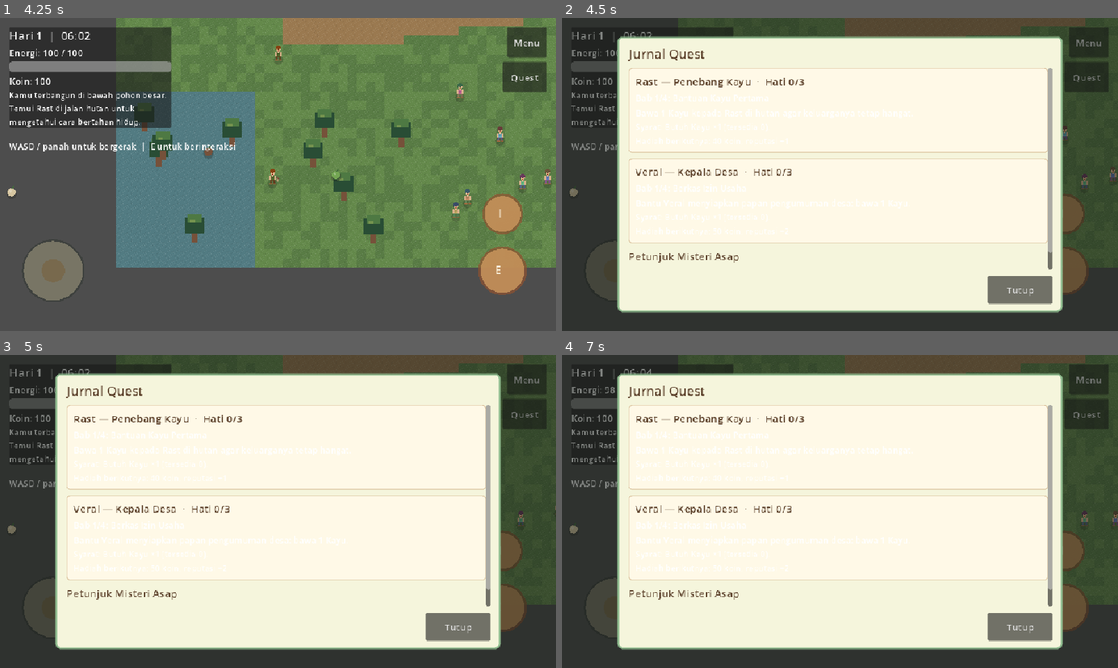
Above: before the commit, frames 1-4 (two rows, left to right).
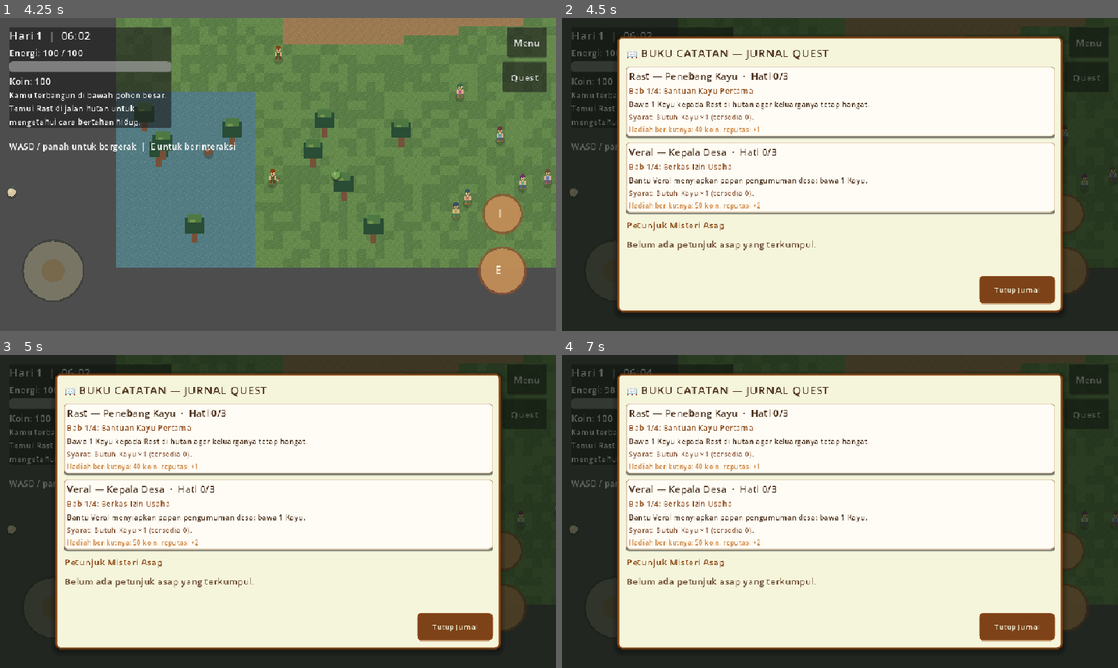
Above: after the commit, the same moments.

Repository: FerrDxD/hearthwood-rimba
Game: Godot game, scene res://scenes/MainMenu.tscn
Same seed, same stepped clock (60 frames per second), same inputs: the game is played once before the commit and once after it. Sound files missing from this copy of the repository are replaced by a short silence.
Inputs (mouse positions are in pixels of both pictures, inside the frame that each line leads up to):
- Up to frame 1 (4.25 s): click "Permainan Baru" at 0.5 s; tap Enter at 1.25 s; drag from (278, 174) to (278, 318) at 1.27 s; click "Quest" at 2 s; click "Menu" at 2.75 s; drag from (166, 190) to (278, 318) at 3.52 s
- Up to frame 2 (4.5 s): move the mouse to (895, 105) at 4.27 s; hold D (move_right) from 4.28 s (still down); hold J (quest) from 4.28 s (still down)
- Up to frame 3 (5 s): keep holding D (move_right); keep holding J (quest)
- Up to frame 4 (7 s): release D (move_right) at 5 s; release J (quest) at 5 s; click "Tutup" (after the commit: "Tutup Jurnal") at 5 s; drag from (812, 574) to (840, 646) at 5.77 s; move the mouse to (1006, 558) at 6.52 s; hold A (move_left) from 6.53 s (still down); hold E (interact) from 6.53 s (still down); tap J (quest) at 6.8 s

Frame 1 is identical in both runs. In frame 2, 16% of the frame differs, in the area x 1-100%, y 0-95%; in frame 3, 16%; in frame 4, 16%.

Commit message:
feat(ui): polish buku catatan jurnal, inventori 20 slot ceruk, dan tab quest/warung

Diff:
--- a/scripts/ui/InventoryUI.gd
+++ b/scripts/ui/InventoryUI.gd
@@ -1,5 +1,7 @@
 extends CanvasLayer
 class_name HearthwoodInventoryUI
+
+const HearthwoodThemeHelper := preload("res://scripts/ui/UIThemeHelper.gd")
 
 var _interface: Control
 var _items_grid: GridContainer
@@ -36,40 +38,51 @@
 
 	var shade := ColorRect.new()
 	shade.set_anchors_and_offsets_preset(Control.PRESET_FULL_RECT)
-	shade.color = Color(0.08, 0.1, 0.08, 0.52)
+	shade.color = Color(0.04, 0.07, 0.04, 0.65)
 	shade.mouse_filter = Control.MOUSE_FILTER_IGNORE
 	_interface.add_child(shade)
 
 	var panel := PanelContainer.new()
 	panel.anchor_left = 0.1
-	panel.anchor_top = 0.08
+	panel.anchor_top = 0.06
 	panel.anchor_right = 0.9
-	panel.anchor_bottom = 0.92
+	panel.anchor_bottom = 0.94
 	_interface.add_child(panel)
 
-	var panel_style := StyleBoxFlat.new()
-	panel_style.bg_color = Color("#f5f5dc")
-	panel_style.border_color = Color("#8fbc8f")
-	panel_style.set_border_width_all(3)
-	panel_style.set_corner_radius_all(8)
-	panel_style.content_margin_left = 18.0
-	panel_style.content_margin_top = 14.0
-	panel_style.content_margin_right = 18.0
-	panel_style.content_margin_bottom = 14.0
-	panel.add_theme_stylebox_override("panel", panel_style)
+	panel.add_theme_stylebox_override(
+		"panel",
+		HearthwoodThemeHelper.create_parchment_panel_style(
+			HearthwoodThemeHelper.COLOR_CREAM,
+			HearthwoodThemeHelper.COLOR_BROWN,
+			8,
+			3
+		)
+	)
 
 	var layout := VBoxContainer.new()
 	layout.add_theme_constant_override("separation", 10)
 	panel.add_child(layout)
 
+	var title_box := HBoxContainer.new()
+	layout.add_child(title_box)
+
 	var title := Label.new()
-	title.text = "Inventori"
-	title.add_theme_font_size_override("font_size", 22)
-	title.add_theme_color_override("font_color", Color("#5d422c"))
-	layout.add_child(title)
+	title.text = "📖 BUKU CATATAN — INVENTORI"
+	title.size_flags_horizontal = Control.SIZE_EXPAND_FILL
+	title.add_theme_font_size_override("font_size", 20)
+	title.add_theme_color_override("font_color", Color("#4a2e18"))
+	title_box.add_child(title)
+
+	var capacity_badge := Label.new()
+	capacity_badge.text = "Kapasitas: 20 Slot"
+	capacity_badge.add_theme_font_size_override("font_size", 11)
+	capacity_badge.add_theme_color_override("font_color", HearthwoodThemeHelper.COLOR_SADDLE_WOOD)
+	capacity_badge.add_theme_stylebox_override("normal", HearthwoodThemeHelper.create_brass_badge_style())
+	title_box.add_child(capacity_badge)
 
 	_empty_label = Label.new()
-	_empty_label.text = "Belum ada barang. Jelajahi hutan untuk mengumpulkan bahan."
+	_empty_label.text = "Belum ada barang di kantong. Jelajahi rimba untuk mengumpulkan bahan segar."
+	_empty_label.add_theme_color_override("font_color", Color("#6e4d35"))
 	_empty_label.autowrap_mode = TextServer.AUTOWRAP_WORD_SMART
 	layout.add_child(_empty_label)
 
@@ -89,8 +102,9 @@
 	layout.add_child(footer)
 
 	var close_button := Button.new()
-	close_button.text = "Batal"
-	close_button.custom_minimum_size = Vector2(112.0, 48.0)
+	close_button.text = "Tutup Catatan"
+	close_button.custom_minimum_size = Vector2(130.0, 48.0)
+	HearthwoodThemeHelper.apply_3d_button(close_button, "secondary", 48.0, 13)
 	close_button.pressed.connect(close_inventory)
 	footer.add_child(close_button)
 
@@ -121,16 +135,14 @@
 ) -> PanelContainer:
 	var card := PanelContainer.new()
 	card.custom_minimum_size = Vector2(250.0, 88.0)
-	var card_style := StyleBoxFlat.new()
-	card_style.bg_color = Color("#fff9e7")
-	card_style.border_color = Color("#d2b48c")
-	card_style.set_border_width_all(1)
-	card_style.set_corner_radius_all(5)
-	card_style.content_margin_left = 10.0
-	card_style.content_margin_top = 8.0
-	card_style.content_margin_right = 10.0
-	card_style.content_margin_bottom = 8.0
-	card.add_theme_stylebox_override("panel", card_style)
+	card.add_theme_stylebox_override(
+		"panel",
+		HearthwoodThemeHelper.create_sunken_slot_style(
+			Color("#fffcf5"),
+			Color("#c4a47c"),
+			6
+		)
+	)
 
 	var layout := VBoxContainer.new()
 	layout.add_theme_constant_override("separation", 3)
@@ -140,16 +152,28 @@
 	item_header.add_theme_constant_override("separation", 8)
 	layout.add_child(item_header)
 
+	var slot_frame := PanelContainer.new()
+	slot_frame.custom_minimum_size = Vector2(28.0, 28.0)
+	slot_frame.add_theme_stylebox_override(
+		"panel",
+		HearthwoodThemeHelper.create_sunken_slot_style(
+			HearthwoodThemeHelper.COLOR_SLOT_RECESSED,
+			Color("#502c12"),
+			4
+		)
+	)
+	item_header.add_child(slot_frame)
+
 	var item_icon := ColorRect.new()
-	item_icon.custom_minimum_size = Vector2(18.0, 18.0)
+	item_icon.custom_minimum_size = Vector2(16.0, 16.0)
 	item_icon.color = Color(str(definition.get("warna", "#9a7950")))
-	item_header.add_child(item_icon)
+	slot_frame.add_child(item_icon)
 
 	var item_label := Label.new()
 	item_label.text = "%s  ×%d" % [str(definition["nama"]), int(stack.get("jumlah", 0))]
 	item_label.size_flags_horizontal = Control.SIZE_EXPAND_FILL
-	item_label.add_theme_font_size_override("font_size", 17)
-	item_label.add_theme_color_override("font_color", Color("#5d422c"))
+	item_label.add_theme_font_size_override("font_size", 16)
+	item_label.add_theme_color_override("font_color", Color("#4a2e18"))
 	item_header.add_child(item_label)
 
 	if str(definition.get("kategori", "")) == "masakan":
@@ -157,18 +181,23 @@
 		var energy: int = game_state.get_item_energy(str(stack["id"]), quality)
 		var quality_label := Label.new()
 		quality_label.text = "Kualitas: %d bintang  ·  Energi +%d" % [quality, energy]
+		quality_label.add_theme_font_size_override("font_size", 12)
+		quality_label.add_theme_color_override("font_color", HearthwoodThemeHelper.COLOR_BROWN)
 		layout.add_child(quality_label)
 
 		var cooked_on_day := int(stack.get("tanggal_masak", 0))
 		var cooked_date_label := Label.new()
-		cooked_date_label.text = "Dimasak hari %d" % cooked_on_day
 		var shelf_life := int(definition.get("masa_simpan_hari", 3))
 		var age := maxi(0, game_state.current_day - cooked_on_day)
-		cooked_date_label.text += "  ·  Tersisa %d hari" % maxi(0, shelf_life - age)
+		cooked_date_label.text = "Dimasak hari %d  ·  Tersisa %d hari" % [cooked_on_day, maxi(0, shelf_life - age)]
+		cooked_date_label.add_theme_font_size_override("font_size", 11)
+		cooked_date_label.add_theme_color_override("font_color", Color("#8b5a3c"))
 		layout.add_child(cooked_date_label)
 	else:
 		var category_label := Label.new()
-		category_label.text = str(definition.get("kategori", "barang")).capitalize()
+		category_label.text = str(definition.get("kategori", "bahan rimba")).capitalize()
+		category_label.add_theme_font_size_override("font_size", 12)
+		category_label.add_theme_color_override("font_color", Color("#6e4d35"))
 		layout.add_child(category_label)
 
 	return card
--- a/scripts/ui/QuestUI.gd
+++ b/scripts/ui/QuestUI.gd
@@ -1,5 +1,7 @@
 extends CanvasLayer
 class_name HearthwoodQuestUI
+
+const HearthwoodThemeHelper := preload("res://scripts/ui/UIThemeHelper.gd")
 
 var _interface: Control
 var _quest_list: VBoxContainer
@@ -48,7 +50,7 @@
 
 	var shade := ColorRect.new()
 	shade.set_anchors_and_offsets_preset(Control.PRESET_FULL_RECT)
-	shade.color = Color(0.08, 0.1, 0.08, 0.52)
+	shade.color = Color(0.04, 0.07, 0.04, 0.65)
 	shade.mouse_filter = Control.MOUSE_FILTER_IGNORE
 	_interface.add_child(shade)
 
@@ -59,25 +61,24 @@
 	panel.anchor_bottom = 0.94
 	_interface.add_child(panel)
 
-	var panel_style := StyleBoxFlat.new()
-	panel_style.bg_color = Color("#f5f5dc")
-	panel_style.border_color = Color("#8fbc8f")
-	panel_style.set_border_width_all(3)
-	panel_style.set_corner_radius_all(8)
-	panel_style.content_margin_left = 18.0
-	panel_style.content_margin_top = 14.0
-	panel_style.content_margin_right = 18.0
-	panel_style.content_margin_bottom = 14.0
-	panel.add_theme_stylebox_override("panel", panel_style)
+	panel.add_theme_stylebox_override(
+		"panel",
+		HearthwoodThemeHelper.create_parchment_panel_style(
+			HearthwoodThemeHelper.COLOR_CREAM,
+			HearthwoodThemeHelper.COLOR_BROWN,
+			8,
+			3
+		)
+	)
 
 	var layout := VBoxContainer.new()
 	layout.add_theme_constant_override("separation", 10)
 	panel.add_child(layout)
 
 	var title := Label.new()
-	title.text = "Jurnal Quest"
-	title.add_theme_font_size_override("font_size", 22)
-	title.add_theme_color_override("font_color", Color("#5d422c"))
+	title.text = "📖 BUKU CATATAN — JURNAL QUEST"
+	title.add_theme_font_size_override("font_size", 20)
+	title.add_theme_color_override("font_color", Color("#4a2e18"))
 	layout.add_child(title)
 
 	var scroll_container := ScrollContainer.new()
@@ -96,12 +97,13 @@
 
 	var clue_title := Label.new()
 	clue_title.text = "Petunjuk Misteri Asap"
-	clue_title.add_theme_font_size_override("font_size", 18)
-	clue_title.add_theme_color_override("font_color", Color("#5d422c"))
+	clue_title.add_theme_font_size_override("font_size", 16)
+	clue_title.add_theme_color_override("font_color", HearthwoodThemeHelper.COLOR_BROWN)
 	content.add_child(clue_title)
 
 	_clue_empty_label = Label.new()
 	_clue_empty_label.text = "Belum ada petunjuk asap yang terkumpul."
+	_clue_empty_label.add_theme_color_override("font_color", Color("#6e4d35"))
 	_clue_empty_label.autowrap_mode = TextServer.AUTOWRAP_WORD_SMART
 	content.add_child(_clue_empty_label)
 
@@ -115,8 +117,9 @@
 	layout.add_child(footer)
 
 	var close_button := Button.new()
-	close_button.text = "Tutup"
-	close_button.custom_minimum_size = Vector2(112.0, 48.0)
+	close_button.text = "Tutup Jurnal"
+	close_button.custom_minimum_size = Vector2(130.0, 48.0)
+	HearthwoodThemeHelper.apply_3d_button(close_button, "secondary", 48.0, 13)
 	close_button.pressed.connect(close_quests)
 	footer.add_child(close_button)
 
@@ -128,23 +131,20 @@
 	_clear_children(_clue_list)
 
 	if _quest_system == null:
-		_quest_list.add_child(_create_label(
-			"Data quest belum tersedia.",
-			15
-		))
+		_quest_list.add_child(_create_label("Data quest belum tersedia.", 14))
 		_clue_empty_label.visible = true
 		return
 
 	var quest_ids: Array[String] = _quest_system.get_quest_ids()
 	if quest_ids.is_empty():
-		_quest_list.add_child(_create_label("Belum ada quest yang terbuka.", 15))
+		_quest_list.add_child(_create_label("Belum ada quest yang terbuka.", 14))
 	for npc_id in quest_ids:
 		_quest_list.add_child(_create_quest_card(_quest_system.get_quest_summary(npc_id)))
 
 	var clues: Array[String] = _quest_system.get_smoke_clues()
 	_clue_empty_label.visible = clues.is_empty()
 	for clue in clues:
-		var clue_label := _create_label("• %s" % clue, 15)
+		var clue_label := _create_label("• %s" % clue, 13)
 		clue_label.autowrap_mode = TextServer.AUTOWRAP_WORD_SMART
 		_clue_list.add_child(clue_label)
 
@@ -152,16 +152,14 @@
 func _create_quest_card(summary: Dictionary) -> PanelContainer:
 	var card := PanelContainer.new()
 	card.custom_minimum_size = Vector2(0.0, 96.0)
-	var card_style := StyleBoxFlat.new()
-	card_style.bg_color = Color("#fff9e7")
-	card_style.border_color = Color("#d2b48c")
-	card_style.set_border_width_all(1)
-	card_style.set_corner_radius_all(5)
-	card_style.content_margin_left = 12.0
-	card_style.content_margin_top = 10.0
-	card_style.content_margin_right = 12.0
-	card_style.content_margin_bottom = 10.0
-	card.add_theme_stylebox_override("panel", card_style)
+	card.add_theme_stylebox_override(
+		"panel",
+		HearthwoodThemeHelper.create_sunken_slot_style(
+			Color("#fffcf5"),
+			Color("#c4a47c"),
+			6
+		)
+	)
 
 	var layout := VBoxContainer.new()
 	layout.add_theme_constant_override("separation", 4)
@@ -170,8 +168,8 @@
 	var header := _create_label("%s  ·  Hati %d/3" % [
 		str(summary.get("nama", "")),
 		int(summary.get("hati", 0)),
-	], 18)
-	header.add_theme_color_override("font_color", Color("#5d422c"))
+	], 17)
+	header.add_theme_color_override("font_color", Color("#4a2e18"))
 	layout.add_child(header)
 
 	var chapter_line := "Selesai"
@@ -181,18 +179,25 @@
 			int(summary.get("total_chapter", 0)),
 			str(summary.get("judul", "")),
 		]
-	layout.add_child(_create_label(chapter_line, 15))
+	var chapter_label := _create_label(chapter_line, 14)
+	chapter_label.add_theme_color_override("font_color", HearthwoodThemeHelper.COLOR_BROWN)
+	layout.add_child(chapter_label)
 
 	if not bool(summary.get("selesai", false)):
-		var objective := _create_label(str(summary.get("objective", "")), 15)
+		var objective := _create_label(str(summary.get("objective", "")), 13)
 		objective.autowrap_mode = TextServer.AUTOWRAP_WORD_SMART
 		layout.add_child(objective)
-		var requirement := _create_label("Syarat: %s" % str(summary.get("kebutuhan", "")), 14)
+
+		var requirement := _create_label("Syarat: %s" % str(summary.get("kebutuhan", "")), 13)
 		requirement.autowrap_mode = TextServer.AUTOWRAP_WORD_SMART
+		requirement.add_theme_color_override("font_color", Color("#8b5a3c"))
 		layout.add_child(requirement)
-		var reward := _create_label("Hadiah berikutnya: %s" % str(summary.get("hadiah", "")), 14)
+
+		var reward := _create_label("Hadiah berikutnya: %s" % str(summary.get("hadiah", "")), 12)
 		reward.autowrap_mode = TextServer.AUTOWRAP_WORD_SMART
+		reward.add_theme_color_override("font_color", HearthwoodThemeHelper.COLOR_GOLD)
 		layout.add_child(reward)
+
 	return card
 
 
@@ -200,6 +205,7 @@
 	var label := Label.new()
 	label.text = text
 	label.add_theme_font_size_override("font_size", font_size)
+	label.add_theme_color_override("font_color", Color("#4a2e18"))
 	return label
 
 
--- a/scripts/ui/WarungUI.gd
+++ b/scripts/ui/WarungUI.gd
@@ -1,5 +1,7 @@
 extends CanvasLayer
 class_name HearthwoodWarungUI
+
+const HearthwoodThemeHelper := preload("res://scripts/ui/UIThemeHelper.gd")
 
 var _interface: Control
 var _title_label: Label
@@ -40,44 +42,64 @@
 
 	var shade := ColorRect.new()
 	shade.set_anchors_and_offsets_preset(Control.PRESET_FULL_RECT)
-	shade.color = Color(0.08, 0.1, 0.08, 0.52)
+	shade.color = Color(0.04, 0.07, 0.04, 0.65)
 	shade.mouse_filter = Control.MOUSE_FILTER_IGNORE
 	_interface.add_child(shade)
 
 	var panel := PanelContainer.new()
-	panel.anchor_left = 0.1
-	panel.anchor_top = 0.2
-	panel.anchor_right = 0.9
-	panel.anchor_bottom = 0.8
+	panel.anchor_left = 0.12
+	panel.anchor_top = 0.14
+	panel.anchor_right = 0.88
+	panel.anchor_bottom = 0.86
 	_interface.add_child(panel)
 
-	var panel_style := StyleBoxFlat.new()
-	panel_style.bg_color = Color("#f5f5dc")
-	panel_style.border_color = Color("#8fbc8f")
-	panel_style.set_border_width_all(3)
-	panel_style.set_corner_radius_all(8)
-	panel_style.content_margin_left = 18.0
-	panel_style.content_margin_top = 14.0
-	panel_style.content_margin_right = 18.0
-	panel_style.content_margin_bottom = 14.0
-	panel.add_theme_stylebox_override("panel", panel_style)
+	panel.add_theme_stylebox_override(
+		"panel",
+		HearthwoodThemeHelper.create_parchment_panel_style(
+			HearthwoodThemeHelper.COLOR_CREAM,
+			HearthwoodThemeHelper.COLOR_BROWN,
+			8,
+			3
+		)
+	)
 
 	var layout := VBoxContainer.new()
 	layout.add_theme_constant_override("separation", 10)
 	panel.add_child(layout)
 
 	_title_label = Label.new()
-	_title_label.add_theme_font_size_override("font_size", 22)
-	_title_label.add_theme_color_override("font_color", Color("#5d422c"))
+	_title_label.add_theme_font_size_override("font_size", 20)
+	_title_label.add_theme_color_override("font_color", Color("#4a2e18"))
 	layout.add_child(_title_label)
 
+	var details_card := PanelContainer.new()
+	details_card.add_theme_stylebox_override(
+		"panel",
+		HearthwoodThemeHelper.create_sunken_slot_style(
+			Color("#fffcf5"),
+			Color("#c4a47c"),
+			6
+		)
+	)
+	layout.add_child(details_card)
+
+	var details_margin := MarginContainer.new()
+	details_margin.add_theme_constant_override("margin_left", 12)
+	details_margin.add_theme_constant_override("margin_top", 10)
+	details_margin.add_theme_constant_override("margin_right", 12)
+	details_margin.add_theme_constant_override("margin_bottom", 10)
+	details_card.add_child(details_margin)
+
 	_details_label = Label.new()
+	_details_label.add_theme_font_size_override("font_size", 13)
+	_details_label.add_theme_color_override("font_color", Color("#4a2e18"))
 	_details_label.autowrap_mode = TextServer.AUTOWRAP_WORD_SMART
-	layout.add_child(_details_label)
+	details_margin.add_child(_details_label)
 
 	_status_label = Label.new()
 	_status_label.autowrap_mode = TextServer.AUTOWRAP_WORD_SMART
-	_status_label.add_theme_color_override("font_color", Color("#5d422c"))
+	_status_label.add_theme_font_size_override("font_size", 12)
+	_status_label.add_theme_color_override("font_color", HearthwoodThemeHelper.COLOR_BROWN)
 	layout.add_child(_status_label)
 
 	var footer := HBoxContainer.new()
@@ -86,13 +108,15 @@
 	layout.add_child(footer)
 
 	_upgrade_button = Button.new()
-	_upgrade_button.custom_minimum_size = Vector2(220.0, 52.0)
+	_upgrade_button.custom_minimum_size = Vector2(200.0, 48.0)
+	HearthwoodThemeHelper.apply_3d_button(_upgrade_button, "hero", 48.0, 13)
 	_upgrade_button.pressed.connect(_on_upgrade_pressed)
 	footer.add_child(_upgrade_button)
 
 	var close_button := Button.new()
-	close_button.text = "Batal"
-	close_button.custom_minimum_size = Vector2(112.0, 52.0)
+	close_button.text = "Tutup"
+	close_button.custom_minimum_size = Vector2(112.0, 48.0)
+	HearthwoodThemeHelper.apply_3d_button(close_button, "secondary", 48.0, 13)
 	close_button.pressed.connect(close_upgrade)
 	footer.add_child(close_button)
 
@@ -102,7 +126,7 @@
 		return
 	var current_tier := _warung_system.get_current_tier()
 	if current_tier.is_empty():
-		_title_label.text = "Progresi warung"
+		_title_label.text = "Progresi Warung"
 		_details_label.text = "Data tier warung tidak tersedia."
 		_status_label.text = ""
 		_upgrade_button.text = "Upgrade tidak tersedia"
@@ -110,15 +134,15 @@
 		return
 
 	var game_state = get_node("/root/GameState")
-	_title_label.text = "Izin usaha Veral — %s" % str(current_tier["nama"])
-	_details_label.text = "Reputasi: %d  ·  Koin: %d  ·  Kapasitas pelayanan: %d pelanggan/hari" % [
+	_title_label.text = "🏪 Izin Usaha Kepala Desa — %s" % str(current_tier["nama"])
+	_details_label.text = "Reputasi Warung: %d  ·  Koin Kas: %d  ·  Kapasitas Tamu: %d orang/hari" % [
 		game_state.reputation,
 		game_state.coins,
 		int(current_tier["kapasitas_pelanggan"]),
 	]
 	var preview := _warung_system.get_upgrade_preview()
 	if not preview.has("tier"):
-		_upgrade_button.text = "Tier maksimal"
+		_upgrade_button.text = "Tier Maksimal"
 		_upgrade_button.disabled = true
 		_status_label.text = str(preview.get("pesan", ""))
 		return
@@ -133,17 +157,17 @@
 			str(definition.get("nama", item_id)),
 			int(next_tier["bahan"][item_id]),
 		])
-	_details_label.text += "\nUpgrade ke %s: %s\nAlat: %s (maks. %d porsi) · Pelanggan baru: %d." % [
+	_details_label.text += "\n\nUpgrade ke %s: %s\nAlat: %s (maks. %d porsi) · Pelanggan baru: %d." % [
 		str(next_tier["nama"]),
 		", ".join(requirements),
 		str(next_tier["alat"]).replace("_", " ").capitalize(),
 		int(next_tier["maks_porsi"]),
 		next_tier["pelanggan"].size(),
 	]
-	_upgrade_button.text = "Minta izin & upgrade"
+	_upgrade_button.text = "Minta Izin & Upgrade"
 	_upgrade_button.disabled = not bool(preview.get("valid", false))
 	_status_label.text = (
-		"Persyaratan terpenuhi. Veral siap memberi izin."
+		"Persyaratan terpenuhi. Kepala Desa Veral siap memberi izin."
 		if bool(preview.get("valid", false))
 		else str(preview.get("pesan", ""))
 	)
